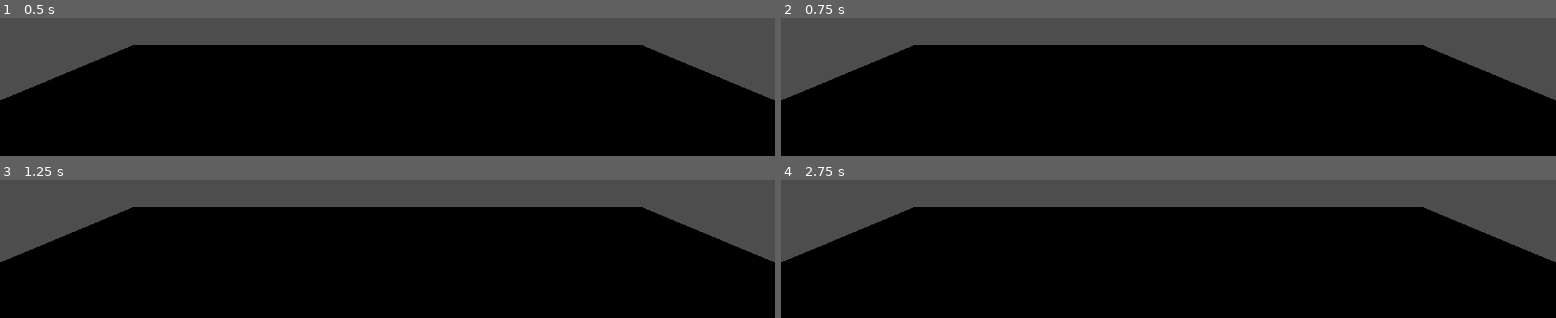
Above: before the commit, frames 1-4 (two rows, left to right).
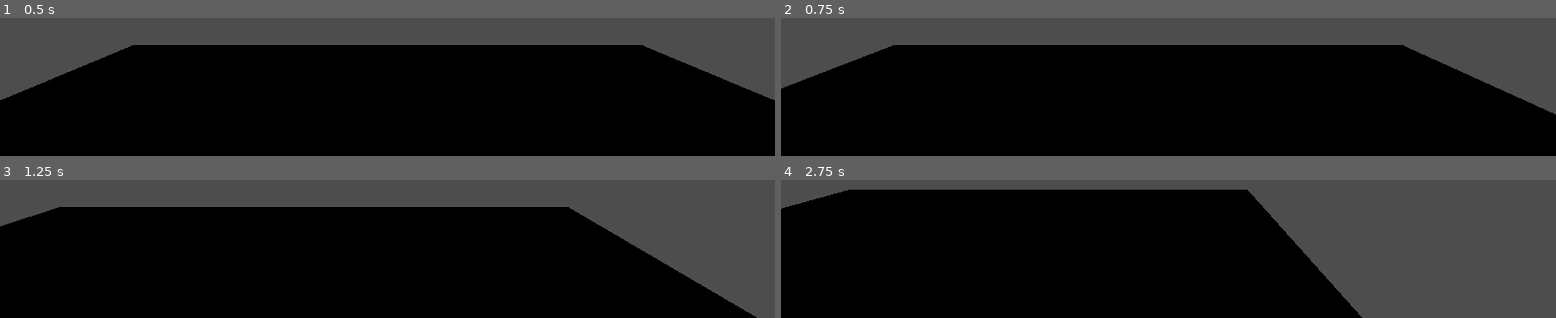
Above: after the commit, the same moments.

Repository: Volentie/The-Fractured-Codex
Game: Godot game, scene res://Scenes/main.tscn
Same seed, same stepped clock (60 frames per second), same inputs: the game is played once before the commit and once after it.
Inputs:
- Up to frame 1 (0.5 s): no input
- Up to frame 2 (0.75 s): tap Enter at 0.5 s; hold D (go_right) from 0.53 s (still down)
- Up to frame 3 (1.25 s): keep holding D (go_right)
- Up to frame 4 (2.75 s): release D (go_right) at 1.28 s; hold S (go_backward) 1.28-2.03 s; tap Space (go_up) at 2 s; hold D (go_right) from 2.03 s (still down)

Frame 1 is identical in both runs. In frame 2, 2.7% of the frame differs, in the area x 0-100%, y 19-70%; in frame 3, 11%; in frame 4, 32%, in the area x 0-100%, y 6-100%.

Commit message:
:sparkles: Finish Phaux, integrate custom_inputs

Diff:
--- a/Scenes/player.tscn
+++ b/Scenes/player.tscn
@@ -1,11 +1,11 @@
 [gd_scene load_steps=3 format=3 uid="uid://bnydhinpkcbx5"]
 
-[ext_resource type="Script" path="res://Scripts/player.gd" id="1_nwaly"]
+[ext_resource type="Script" path="res://Scripts/Dynamic/player.gd" id="1_kb24a"]
 
 [sub_resource type="CapsuleShape3D" id="CapsuleShape3D_iclx3"]
 
 [node name="player" type="CharacterBody3D"]
-script = ExtResource("1_nwaly")
+script = ExtResource("1_kb24a")
 
 [node name="player_collision" type="CollisionShape3D" parent="."]
 shape = SubResource("CapsuleShape3D_iclx3")
--- a/Scripts/Classes/Core/custom_inputs.gd
+++ b/Scripts/Classes/Core/custom_inputs.gd
@@ -5,14 +5,14 @@
 const input_methods = [&"holding", &"pressed"]
 
 func _input(event):
-    match event:
-        "go_forward":
-            handler.emit(&"pressed", &"go_forward")
-        "go_backward":
-            handler.emit(&"pressed", &"go_backward")
-        "go_left":
-            handler.emit(&"pressed", &"go_left")
-        "go_right":
-            handler.emit(&"pressed", &"go_right")
-        "go_up":
-            handler.emit(&"pressed", &"go_up")
+	match event:
+		"go_forward":
+			handler.emit(&"pressed", &"go_forward")
+		"go_backward":
+			handler.emit(&"pressed", &"go_backward")
+		"go_left":
+			handler.emit(&"pressed", &"go_left")
+		"go_right":
+			handler.emit(&"pressed", &"go_right")
+		"go_up":
+			handler.emit(&"pressed", &"go_up")
--- a/Scripts/Classes/StateMachines/player_movement_state.gd
+++ /dev/null
@@ -1,18 +0,0 @@
-class_name player_movement_state
-
-# Available states
-enum State {
-    IDLE,
-    WALKING,
-    RUNNING,
-    JUMPING,
-    FALLING,
-    MOVING,
-    NULL
-}
-
-var state: State = State.IDLE
-
-func set_state(_state: String) -> void:
-    if _state in State:
-        state = State[_state]
--- /dev/null
+++ b/Scripts/Dynamic/StateMachines/player_move.gd
@@ -0,0 +1,21 @@
+class_name player_move
+
+# Available states
+enum State {
+    IDLE,
+    WALKING,
+    RUNNING,
+    JUMPING,
+    FALLING,
+    MOVING,
+    NULL
+}
+
+static var state: State = State.IDLE
+
+func state_exists(_state) -> bool:
+    assert(_state in State, "Invalid state: " + _state)
+    return true
+
+func set_state(_state: String):
+    assert(_state in State, "Invalid state: " + _state)
--- /dev/null
+++ b/Scripts/Dynamic/player.gd
@@ -0,0 +1,80 @@
+class_name Player extends CharacterBody3D
+
+var translation: Dictionary = {
+	"velocity": Vector3(),
+	"rotation": Vector3()
+}
+
+const VU3 = {
+	"x": Vector3(1, 0, 0),
+	"y": Vector3(0, 1, 0),
+	"z": Vector3(0, 0, 1),
+	"c": Vector3(0, 0, 0)
+}
+
+const map = [
+	"go_forward",
+	"go_backward",
+	"go_left",
+	"go_right",
+	"go_up"
+]
+
+func _ready():
+	set_physics_process(true)
+	set_process_input(true)
+	set_process(true)
+
+func go_forward():
+	translation["velocity"] -= VU3.z
+
+func go_backward():
+	translation["velocity"] += VU3.z
+
+func go_left():
+	translation["velocity"] -= VU3.x
+
+func go_right():
+	translation["velocity"] += VU3.x
+
+func go_up():
+	translation["velocity"] += VU3.y
+
+func clear_velocity():
+	translation["velocity"] = VU3.c
+
+func update_transform(input_method: StringName, action: StringName) -> bool:
+	if input_method != &"holding":
+		Phaux.debug("Invalid input_method")
+		return false
+
+	var callO = Callable(self, action)
+	if callO.is_valid():
+		callO.call()
+	else:
+		return Phaux.error("Invalid action: " + action)
+
+	velocity = translation["velocity"]
+	return true
+
+func move_and_clear() -> void:
+	move_and_slide()
+	clear_velocity()
+
+func apply_gravity() -> void:
+	translation["velocity"] -= VU3.y
+	move_and_clear()
+
+func _process(_delta):
+	# Apply gravity
+	apply_gravity()
+
+	# Check for input
+	for custom_action in map:
+		if Input.is_action_pressed(custom_action):
+			update_transform(&"holding", custom_action)
+
+
+	# Check if velocity has changed to move
+	if translation["velocity"] != Vector3.ZERO:
+		move_and_clear()
--- /dev/null
+++ b/Scripts/Util/phaux.gd
@@ -0,0 +1,21 @@
+extends Node3D
+
+static var _name = "Phaux"
+static var version = 0.2
+static var pretty = "-=:[" + _name + " v" + str(version) + "]:=-"
+
+func type(obj) -> String:
+	return type_string(typeof(obj))
+
+func error(msg: String, line: int = -1):
+	print(self.pretty, "ERROR: ", msg)
+	if line >= 0:
+		print(self.pretty, "Line: ", line)
+
+func debug(array_msg, insert_space: bool=true) -> bool:
+	assert(array_msg is Array or array_msg is String, "debug() expects an Array or String, got: " + type(array_msg))
+	if array_msg is Array:
+		var space = " " if insert_space else ""
+		array_msg = "\t" + space.join(array_msg)
+	print(self.pretty, array_msg)
+	return true
--- a/Scripts/main.gd
+++ b/Scripts/main.gd
@@ -1,17 +1,17 @@
 # Core script, initialize game pendencies
 extends Node3D
 
-var Phaux = {
-	"name": "Phaux",
-	"version": 0.1,
-	"pretty": ":= PHAUX =:\t"
-}
-
-func debug(array_msg: Array[String]):
-	print(Phaux.pretty, "\t".join(array_msg))
+const root = &"res://Scripts/"
+static var nodes = {}
 
 # --== INIT ==--
-func load_files_from_dir(dir: String):
+func attach_child(ref: RefCounted, file: String) -> void:
+	var instance = ref.new()
+	Phaux.debug( ["Attaching node instance:", file] )
+	add_child(instance)
+	nodes[file] = instance
+
+func load_files_from_dir(dir: String) -> void:
 	var path = DirAccess.open(dir)
 	if path:
 		path.list_dir_begin()
@@ -20,19 +20,21 @@
 		while file != "":
 			dir = path.get_current_dir() + "/" + file
 			if path.current_is_dir():
-				debug( ["Crawling dir:", dir] )
+				Phaux.debug( ["Crawling dir:", dir] )
 				load_files_from_dir(dir)
 			else:
-				debug( ["Loading file:", file] )
-				var file_node = load(dir)
-				var node = file_node.new()
-				add_child(node)
-				debug( ["Finished loading file:", file] )
+				Phaux.debug( ["Loading file: ", file, "..."], false )
+				var file_node = ResourceLoader.load(dir)
+				if file_node == null:
+					Phaux.error("Failed to load file: " + file, path.get_line())
+				else:
+					attach_child(file_node, file)
+				Phaux.debug( ["Finished loading file:", file] )
 			file = path.get_next()
 
 func _ready():
-	debug( ["--- BOOTING ---"])
-	debug( ["Phaux Engine v"+str(Phaux.version)] )
-	debug( ["--- LOADING CLASSES/CORE ---"])
-	load_files_from_dir("res://Scripts/Classes/Core")
-	debug( ["--- FINISHED BOOTING ---"])
+	Phaux.debug( ["--- BOOTING ---"] )
+	Phaux.debug( ["Phaux Engine v"+str(Phaux.version)] )
+	Phaux.debug( ["--- LOADING CLASSES/CORE ---"] )
+	load_files_from_dir( root + "Classes/Core" )
+	Phaux.debug( ["--- FINISHED BOOTING ---"] )
--- a/Scripts/player.gd
+++ /dev/null
@@ -1,35 +0,0 @@
-class_name Player extends CharacterBody3D
-
-var translation: Dictionary = {
-	"position": Vector3(),
-	"rotation": Vector3()
-}
-
-const VU3 = {
-	"x": Vector3(1, 0, 0),
-	"y": Vector3(0, 1, 0),
-	"z": Vector3(0, 0, 1),
-	"c": Vector3(0, 0, 0)
-}
-
-func go_forward():
-	translation["position"] += VU3.z
-
-func go_backward():
-	translation["position"] -= VU3.z
-
-func go_left():
-	translation["position"] -= VU3.x
-
-func go_right():
-	translation["position"] += VU3.x
-
-func go_up():
-	translation["position"] += VU3.y
-
-func clear_translation():
-	translation["position"] = VU3.c
-
-func update_transform(input_method: StringName, action: StringName):
-	# Apply corresponding translation
-	print(input_method, action)
--- a/project.godot
+++ b/project.godot
@@ -13,6 +13,10 @@
 config/name="The Fractured Codex"
 run/main_scene="res://Scenes/main.tscn"
 config/features=PackedStringArray("4.2", "Forward Plus")
+
+[autoload]
+
+Phaux="*res://Scripts/Util/phaux.gd"
 
 [dotnet]
 
